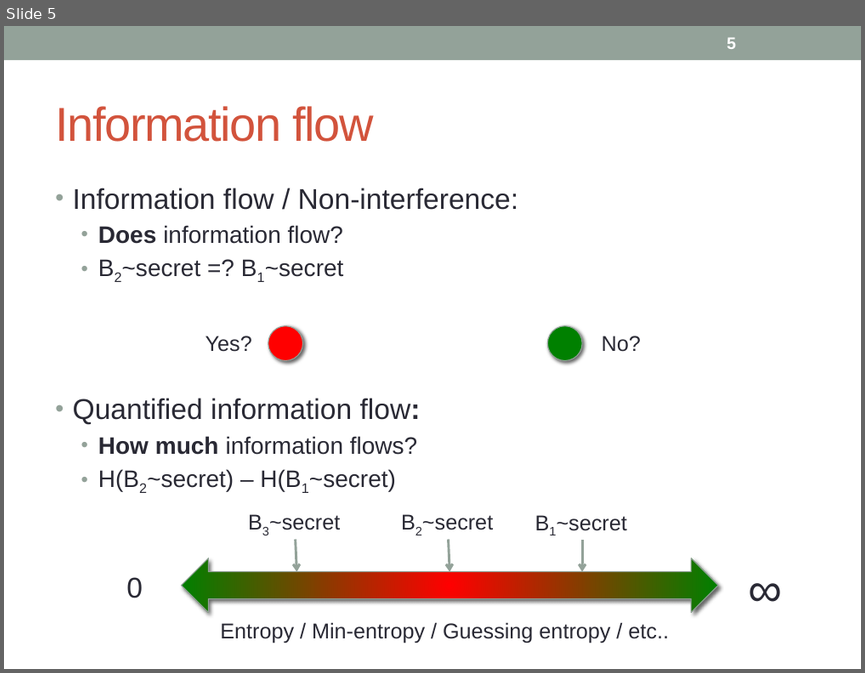
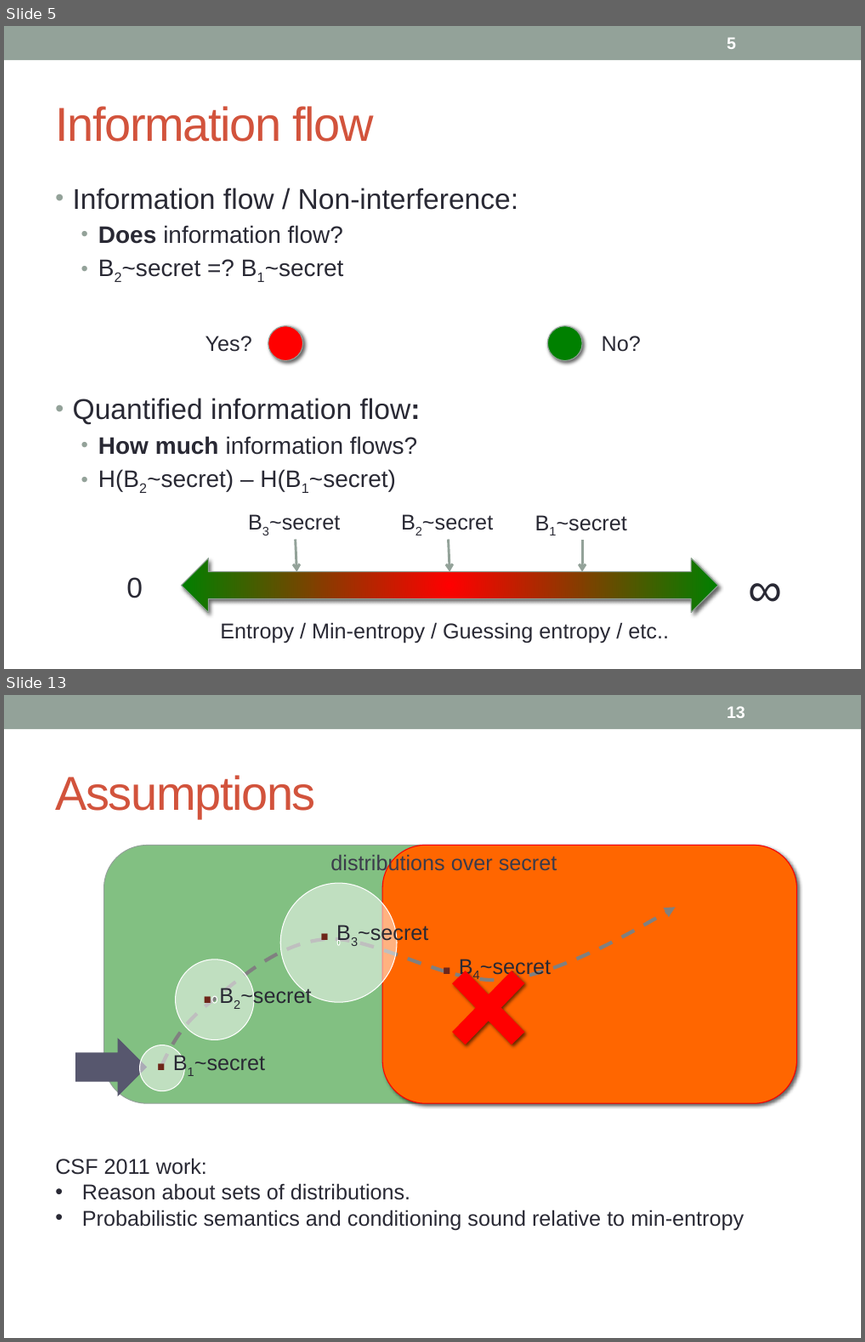
Before and after one commit to piotrm0/ppw12, a slide deck: pres/ppw12-pres.pptx. Shown one above the other, each under a label of ours: slide 5 before the commit, slides 5 and 13 after it; the slides between them are not shown. The pictures are 865x673 and 865x1342 pixels, drawn with LibreOffice and Linux fonts; fonts in the diff are those of the drawing. Boxes give left, top, right and bottom in pixels: in the first picture for what was removed or moved away, otherwise in the second. Text is boxed around its words. In the diff, an @@ line names an element or a change of style, - is before the commit and + after.

```diff
--- a/pres/ppw12-pres.pptx
+++ b/pres/ppw12-pres.pptx
@@ slide 13 added at (4, 695, 861, 1338), background #FFFFFF; not listed: 1 template element that a slide beside it also shows @@
@@ page number added at (726, 706, 745, 718), 14 pt, text #FFFFFF, bold @@
+13
@@ title added at (55, 775, 315, 818), 40 pt, text #D2533C @@
+Assumptions
@@ rounded rectangle added at (104, 845, 796, 1103), fill #008000 at 49% opacity, outline #93A299 0.75 pt @@
@@ rounded rectangle added at (383, 845, 796, 1103), fill #FF6600, outline #FF0000 0.75 pt @@
@@ text added at (330, 853, 557, 875), 18 pt, text #3B3B4B @@
+distributions over secret
@@ donut added at (281, 883, 398, 1002), fill #FFFFFF at 50% opacity, outline #FFFFFF 0.75 pt @@
@@ freeform shape added at (160, 907, 675, 1066), outline #808080 3 pt dashed @@
@@ text added at (358, 923, 428, 945), 18 pt, text #292934 @@
+. B3~secret
@@ cross added at (432, 948, 545, 1066), fill #FF0000 @@
@@ donut added at (176, 959, 254, 1039), fill #FFFFFF at 50% opacity, outline #FFFFFF 0.75 pt @@
@@ text added at (480, 959, 551, 979), 18 pt, text #292934 @@
+. B4~secret
@@ text added at (240, 986, 311, 1008), 18 pt, text #292934 @@
+. B2~secret
@@ right arrow added at (75, 1038, 146, 1096), fill #57576E @@
@@ donut added at (139, 1044, 184, 1091), fill #FFFFFF at 50% opacity, outline #FFFFFF 0.75 pt @@
@@ text added at (194, 1055, 265, 1070), 18 pt, text #292934 @@
+. B1~secret
@@ text added at (55, 1157, 744, 1230), 18 pt, text #292934 @@
+CSF 2011 work:
+• Reason about sets of distributions.
+• Probabilistic semantics and conditioning sound relative to min-entropy
```
Also in this commit, not shown: 1 slide changed, 7 other slides added, 83 slides removed.
